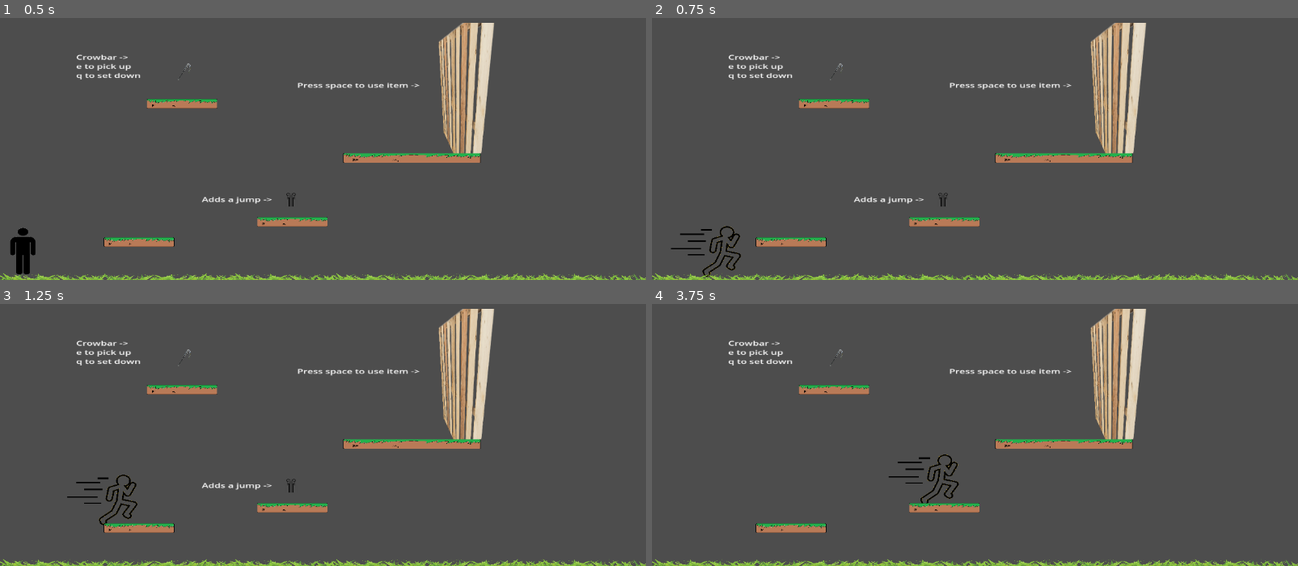
Above: before the commit, frames 1-4 (two rows, left to right).
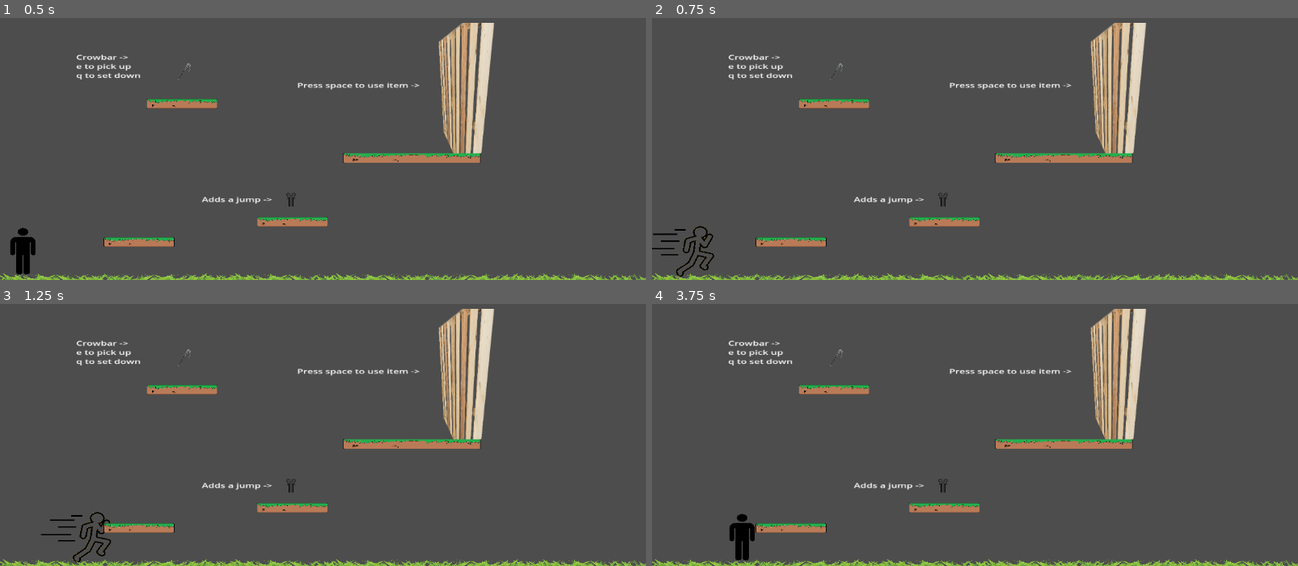
Above: after the commit, the same moments.

Repository: DaBigRed/Hint
Game: Godot game, scene res://TestLevel/Intro.tscn
The game is run twice, just before and just after one commit, with the same random seed, the same clock (stepped at 60 frames per second) and the same inputs.
Inputs:
- Up to frame 1 (0.5 s): no input
- Up to frame 2 (0.75 s): tap Space (interact) at 0.5 s; hold D (right) from 0.53 s (still down); hold Shift (shift) from 0.53 s (still down)
- Up to frame 3 (1.25 s): keep holding D (right); keep holding Shift (shift); tap Up (jump) at 0.77, 0.8, 1.07 s
- Up to frame 4 (3.75 s): tap Space (interact) at 1.25, 2, 2.1, 2.75, 3.5 s; release Shift (shift) at 1.28 s; tap Up (jump) at 1.35, 1.52, 1.82, 2.3, 3.02, 3.32 s; tap Shift (shift) at 1.55, 3.05 s; release D (right) at 2.03 s; hold A (left) 2.03-2.78 s; hold D (right) from 2.78 s (still down); tap E (pickup) at 2.85 s; hold Shift (shift) from 3.53 s (still down)

Frame 1 is identical in both runs. In frame 2, 0.7% of the frame differs, in the area x 0-14%, y 79-99%; in frame 3, 0.7%; in frame 4, 0.9%, in the area x 12-48%, y 57-99%.

Commit message:
Updated player.gd physics
Our player now has some basic physics happening. Swag

Diff:
--- a/TestLevel/player.gd
+++ b/TestLevel/player.gd
@@ -1,50 +1,61 @@
 extends CharacterBody2D
 
 # Movement variables
-var speed = 200
+var max_speed = 200
 var run_speed = 400
-var jump_force = -400  # Negative because y-axis is downward in Godot
+var acceleration = 1500
+var deceleration = 1200
+var air_control = 600  # Less control in the air
+var jump_force = -400
 var gravity = 1200
-var inventory = []  # List of collected items
+var jump_release_reduction = 0.5  # Reduces jump height if released early
+var inventory = []
+
+# Velocity tracking
+var target_speed = 0
 
 # Sprite references
 @onready var still_sprite = $Still
 @onready var moving_sprite = $Moving
 @onready var running_sprite = $Running
 @onready var jumping_sprite = $Jumping
-@export var max_jumps: int = 1  # Default jump count
+@export var max_jumps: int = 1
 var jumps_left: int
 var have_item = false
 var item_type = ""
 signal item()
 
-
 func _ready():
-	# Ensure only the still sprite is visible initially
 	update_sprite_visibility(false)
 	jumps_left = max_jumps
 
-func get_input():
+func get_input(delta):
+	var direction = Input.get_axis("left", "right")
+	var is_running = Input.is_action_pressed("shift") and is_on_floor()  # Sprint only if on the ground
+	var is_jumping = Input.is_action_just_pressed("jump")
+	var is_releasing_jump = Input.is_action_just_released("jump")
 
-	var direction = Input.get_axis("left", "right")  # Get -1, 0, or 1 based on input
-	var is_running = Input.is_action_pressed("shift")
-	var move_speed
-	if not is_on_floor():
-		move_speed = speed
+	# Set target speed based on walking or running
+	target_speed = (run_speed if is_running else max_speed) * direction
+
+	# Adjust acceleration/deceleration based on ground/air
+	var accel = acceleration if is_on_floor() else air_control
+	var decel = deceleration if is_on_floor() else air_control / 2
+
+	# Accelerate towards target speed
+	if direction != 0:
+		velocity.x = move_toward(velocity.x, target_speed, accel * delta)
 	else:
-		move_speed= run_speed if is_running else speed
-
-
-	velocity.x = direction * move_speed  # Apply movement
+		velocity.x = move_toward(velocity.x, 0, decel * delta)
 
 	# Jumping logic
-	if Input.is_action_just_pressed("jump") and jumps_left > 0:
+	if is_jumping and jumps_left > 0:
 		velocity.y = jump_force
-		jumps_left -= 1  # Decrease jumps left
+		jumps_left -= 1
 
-func _process(_delta):
-	pass
-
+	# Reduce jump height if released early
+	if is_releasing_jump and velocity.y < 0:
+		velocity.y *= jump_release_reduction
 
 func _physics_process(delta):
 	# Apply gravity
@@ -54,20 +65,21 @@
 		jumps_left = max_jumps
 
 	# Get input and apply movement
-	get_input()
+	get_input(delta)
+
 	# Move the character
 	move_and_slide()
+
 	# Update sprite visibility based on movement state
 	update_sprite_visibility(velocity.x != 0)
 
-
 func update_sprite_visibility(is_moving):
 	if not is_on_floor():
-		show_sprite(jumping_sprite)  # Jumping state
+		show_sprite(jumping_sprite)
 	elif velocity.x == 0:
-		show_sprite(still_sprite)  # Idle state
+		show_sprite(still_sprite)
 	else:
-		show_sprite(running_sprite if is_moving and Input.is_action_pressed("shift") else moving_sprite)  # Walking or Running
+		show_sprite(running_sprite if is_moving and Input.is_action_pressed("shift") else moving_sprite)
 
 	# Flip sprite based on movement direction
 	var flip = velocity.x < 0
@@ -86,19 +98,14 @@
 	# Show the specified sprite
 	sprite_to_show.visible = true
 
-	#TODO add an item to pick up and drop, add platforms
-
-
 func _on_power_up_collected(power_type: Variant) -> void:
 	match power_type:
 		"Jump":
-			max_jumps +=1
+			max_jumps += 1
 			jumps_left = max_jumps
 
-
-
 func _on_item_collected(item_type: Variant) -> void:
-	if have_item == true:
+	if have_item:
 		return
 	else:
 		match item_type:
@@ -108,7 +115,5 @@
 				inventory.append("crowbar")
 				item.emit("crowbar")
 
-
-
 func has_item(item_name: String) -> bool:
 	return item_name in inventory
